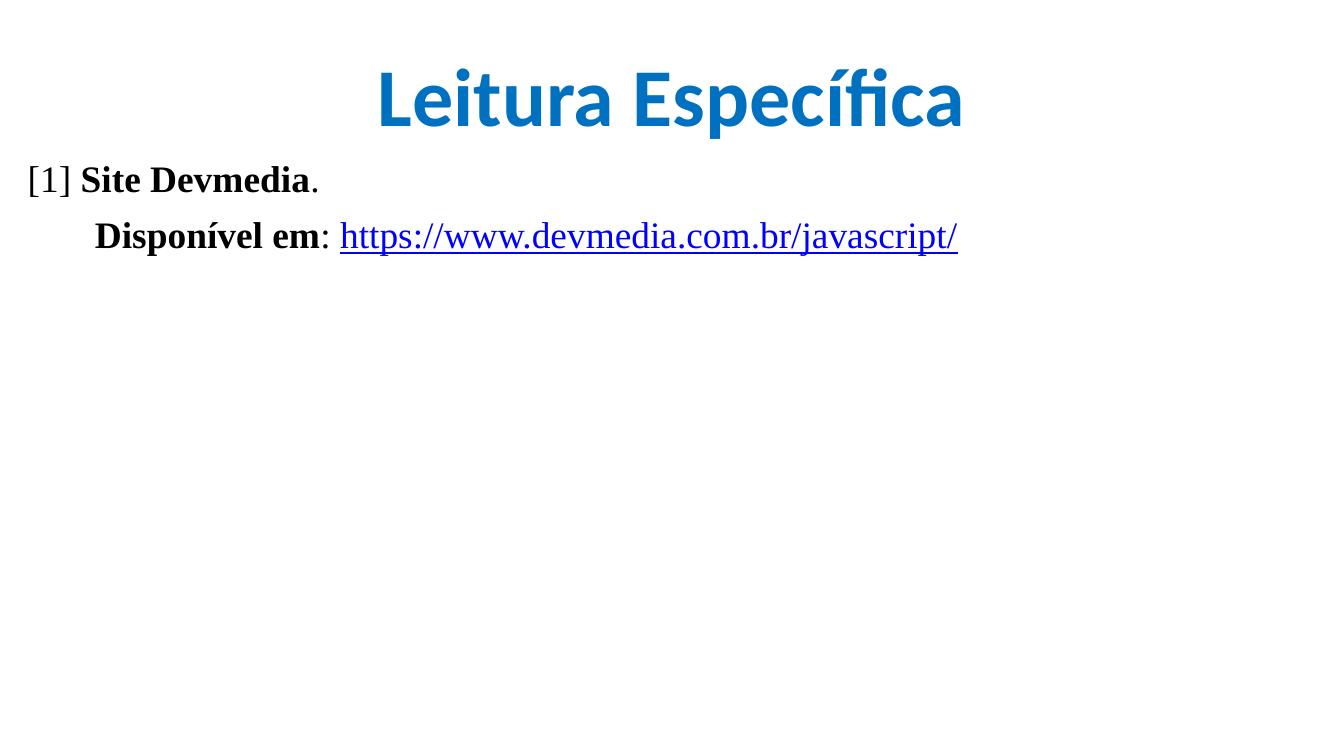
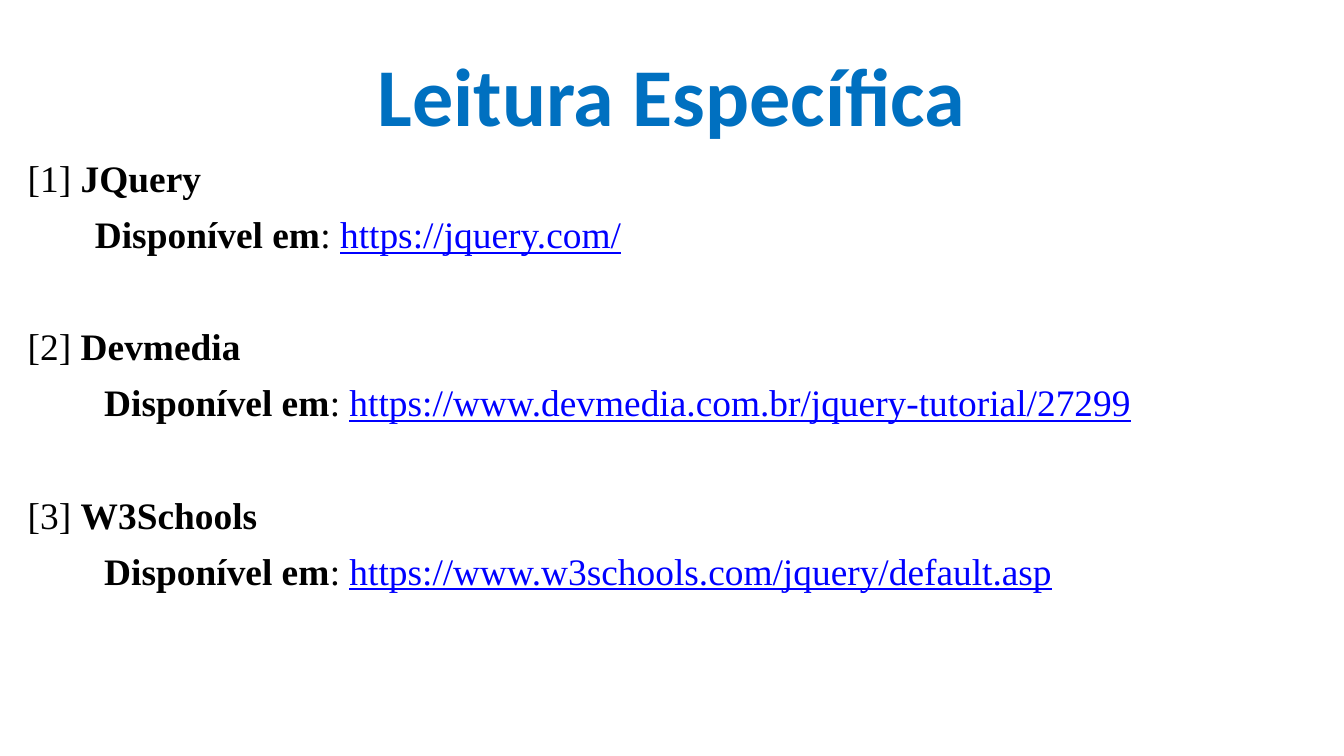
Before and after one commit to CloudEducationBrazil/WydenDesenvolvimentoWebPHP, a slide deck: slide 13 of 01 Classes/Aula 11 Desenvolvimento Web PHP - JQuery.pptx (slide 12 before the commit). Drawn at 1344x756 pixels with LibreOffice and Linux fonts; fonts in the diff are those of the drawing; background and template pictures are left out. Boxes give left, top, right and bottom in pixels: in the first picture for what was removed or moved away, otherwise in the second. Text is boxed around its words. In the diff, an @@ line names an element or a change of style, - is before the commit and + after.

```diff
--- a/01 Classes/Aula 11 Desenvolvimento Web PHP - JQuery.pptx
+++ b/01 Classes/Aula 11 Desenvolvimento Web PHP - JQuery.pptx
@@ text at bbox=[28, 166, 1130, 592]: text changed @@
-[1] Site Devmedia.
-Disponível em: https://www.devmedia.com.br/javascript/
+[1] JQuery
+Disponível em: https://jquery.com/
+[2] Devmedia
+Disponível em: https://www.devmedia.com.br/jquery-tutorial/27299
+[3] W3Schools
+Disponível em: https://www.w3schools.com/jquery/default.asp
```
Also in this commit, not shown: 4 other slides changed, 1 slide added, 2 other files.
